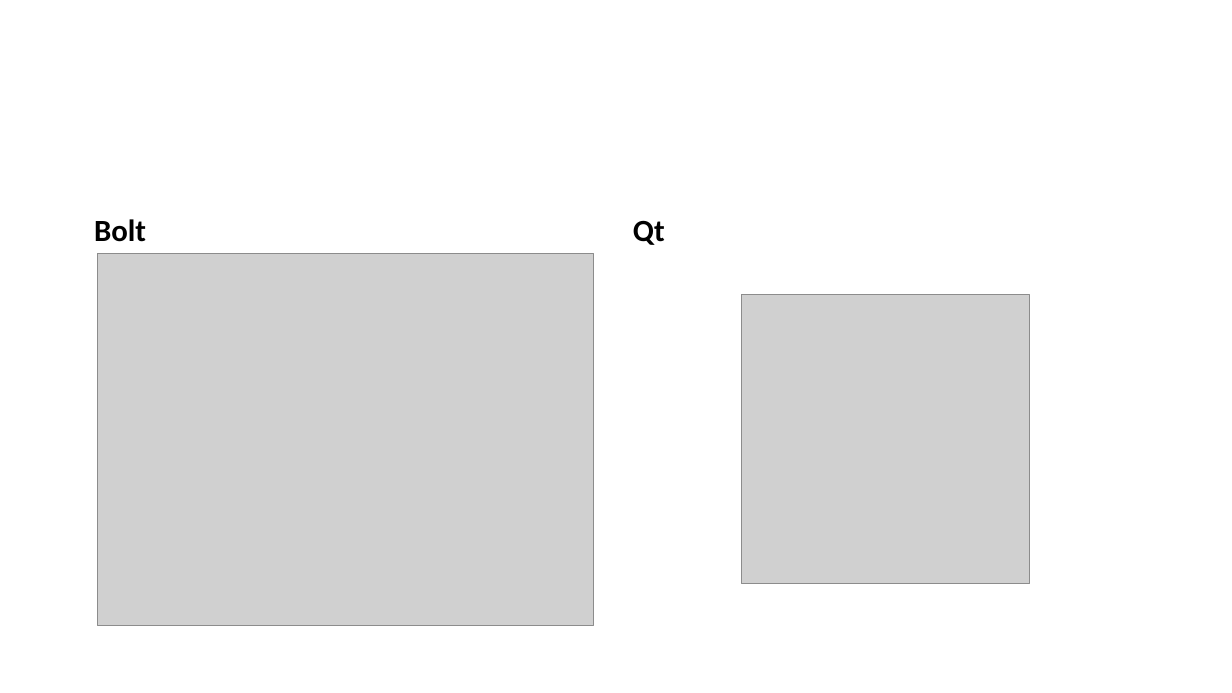
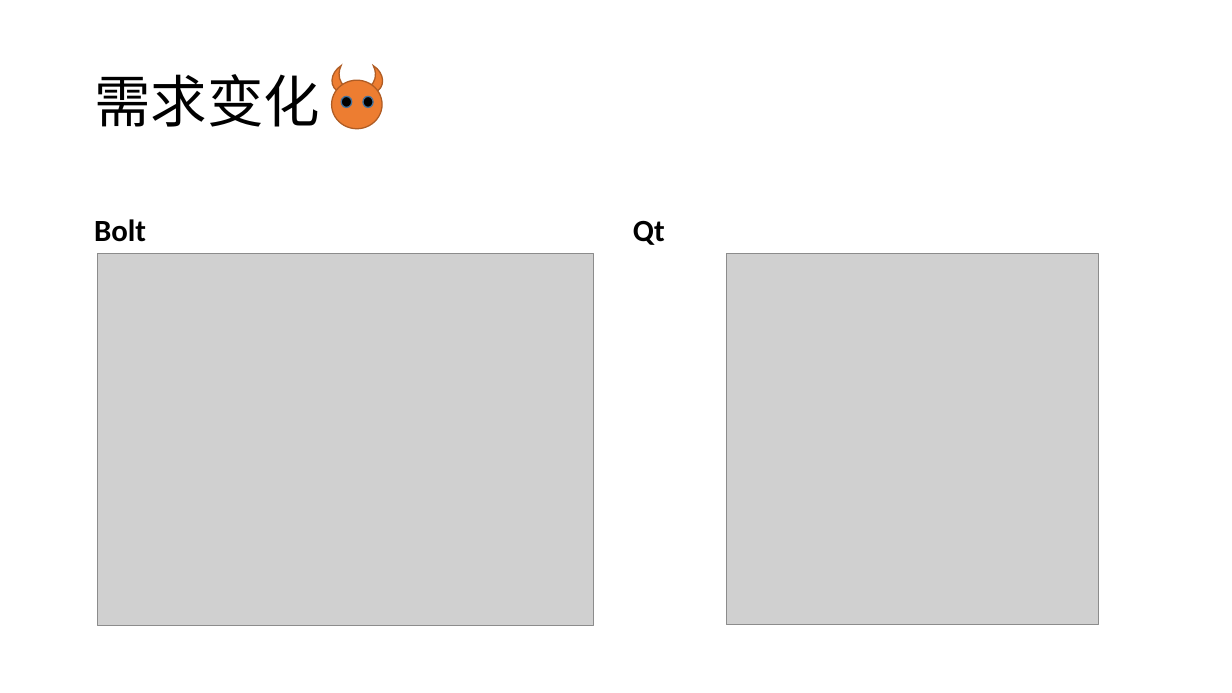
Before and after one commit to nifei/samples, a slide deck: slide 5 of Bolt_Qt.pptx. Drawn at 1232x693 pixels with LibreOffice and Linux fonts; fonts in the diff are those of the drawing; grey boxes stand for pictures; background and template pictures are left out. Boxes give left, top, right and bottom in pixels: in the first picture for what was removed or moved away, otherwise in the second. Text is boxed around its words. In the diff, an @@ line names an element or a change of style, - is before the commit and + after.

```diff
--- a/Bolt_Qt.pptx
+++ b/Bolt_Qt.pptx
@@ title added at [94, 74, 320, 127], 44 pt, text #000000 @@
+需求变化
@@ group added at [326, 66, 388, 129]: 3 ellipses, 2 moons @@
@@ picture: place and size @@
-picture at [741, 295, 1030, 583]
+picture at [726, 253, 1098, 625]
```
Also in this commit, not shown: 10 other slides changed, 7 slides added, 5 other files.
